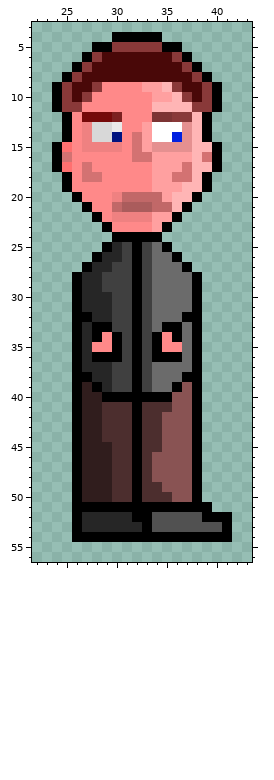
Two versions of one pixel-art sprite, Images/PlayerRight.png. The picture above was drawn from the file before the commit.
The file is 64x64 pixels. Shown: x 22..43, y 3..56. The old version is drawn lined up with the new one.
After the commit:
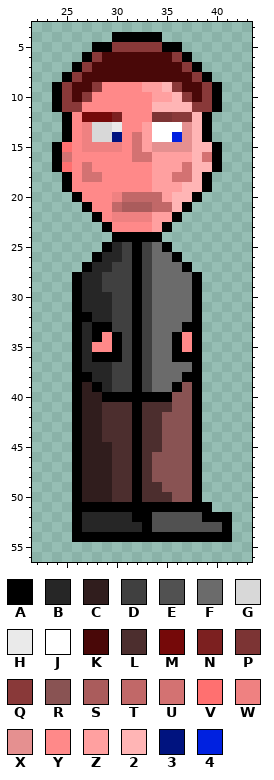
Palette (. is transparent): A #000000  B #262626  C #301d1d  D #404040  E #515151  F #6b6b6b  G #d8d8d8  H #eaeaea  J #ffffff  K #490808  L #4c2e2e  M #750909  N #7c2020  P #7c3434  Q #893939  R #895353  S #aa5c5c  T #c16868  U #d37272  V #ff7070  W #ef8181  X #e59090  Y #ff8989  Z #ffa0a0  2 #ffb5b5  3 #00137f  4 #0021e0
From old to new:
whole drawing moved by +2,+0 (the old picture is shown already moved)
y 32: x 37 A -> F
y 33: x 35..37 AAF -> FFA
y 34: x 34..35 AY -> FF; x 37 F -> Y
y 35: x 34..37 AYYF -> FFAY
y 36: x 34..35 AA -> FF; x 37 F -> A
